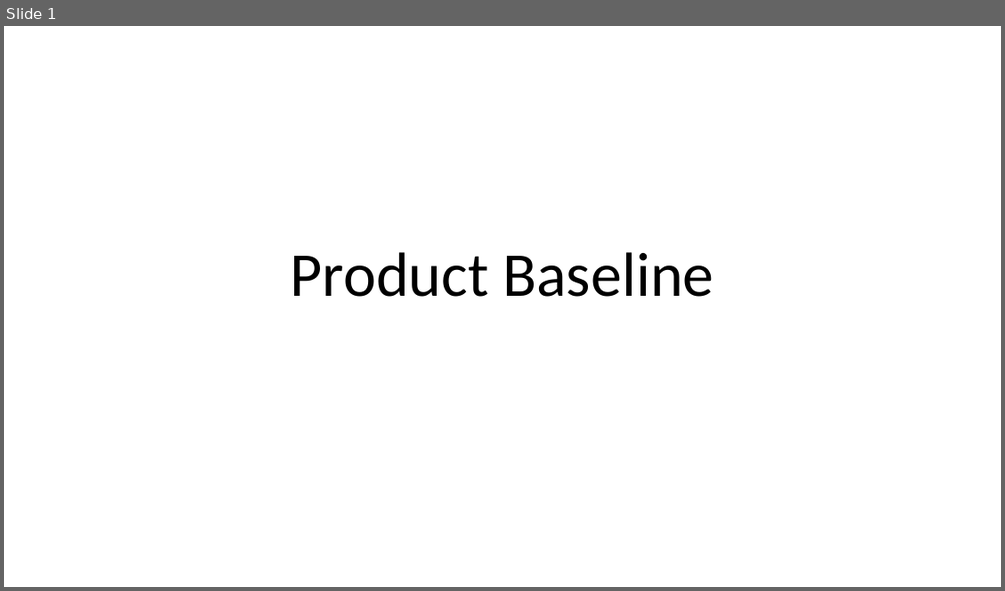
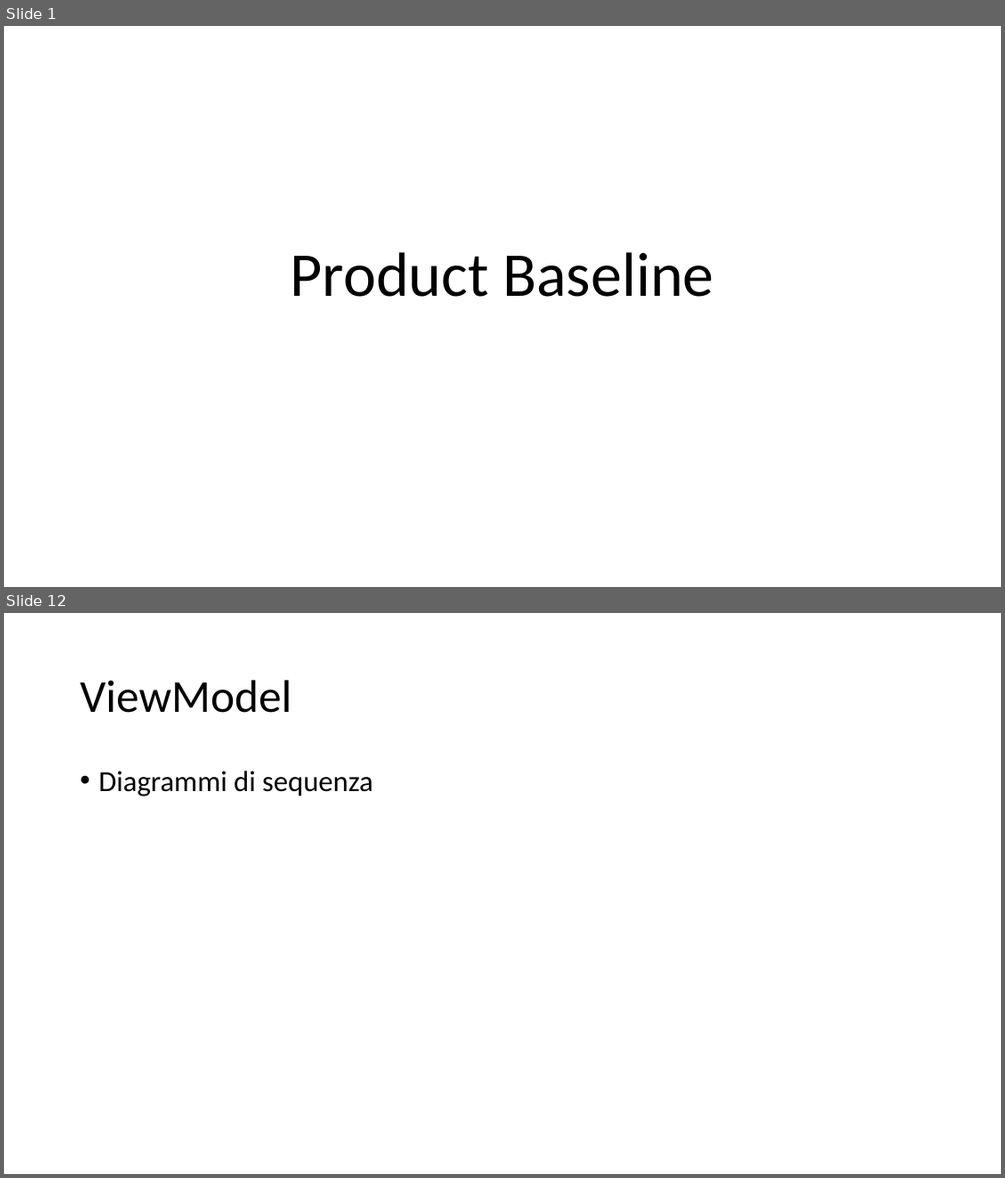
Before and after one commit to Italiaracerx/progettoSWE, a slide deck: Presentazioni/Presentazioni PB/Presentazione PB.pptx. Shown one above the other, each under a label of ours: slide 1 before the commit, slides 1 and 12 after it; the slides between them are not shown. The pictures are 1005x591 and 1005x1178 pixels, drawn with LibreOffice and Linux fonts; fonts in the diff are those of the drawing. Boxes give left, top, right and bottom in pixels: in the first picture for what was removed or moved away, otherwise in the second. Text is boxed around its words. In the diff, an @@ line names an element or a change of style, - is before the commit and + after.

```diff
--- a/Presentazioni/Presentazioni PB/Presentazione PB.pptx
+++ b/Presentazioni/Presentazioni PB/Presentazione PB.pptx
@@ slide 12 added at box(4, 613, 1001, 1174), background #FFFFFF @@
@@ title added at box(80, 680, 291, 713), 44 pt, text #000000 @@
+ViewModel
@@ text added at box(98, 771, 373, 796), 28 pt, text #000000 @@
+• Diagrammi di sequenza
```
Also in this commit, not shown: 1 slide changed, 11 other slides added, 2 slides removed, 17 other files.
